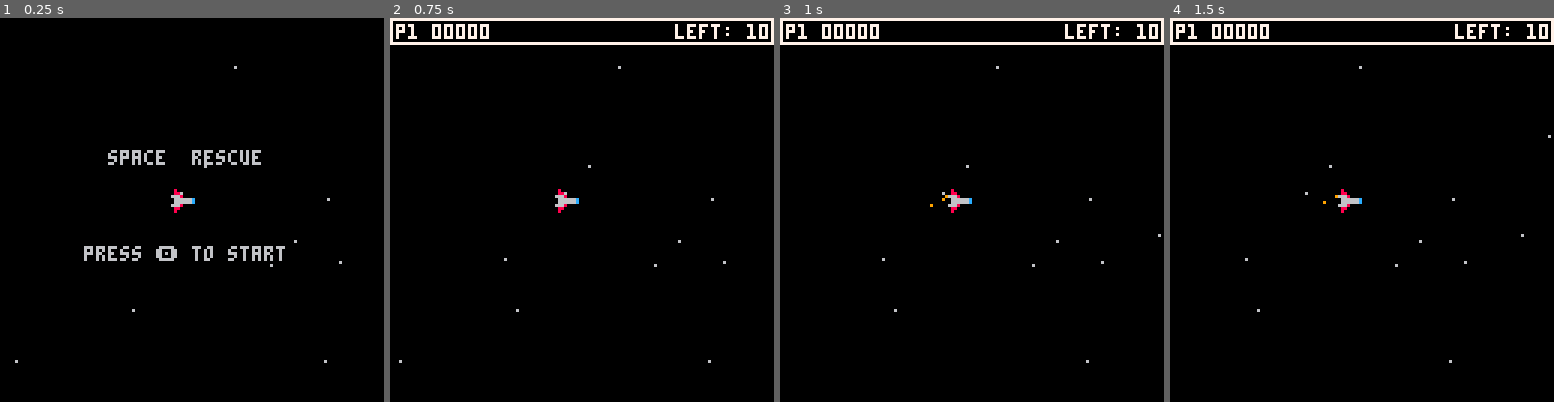
Above: before the commit, frames 1-4 (left to right).
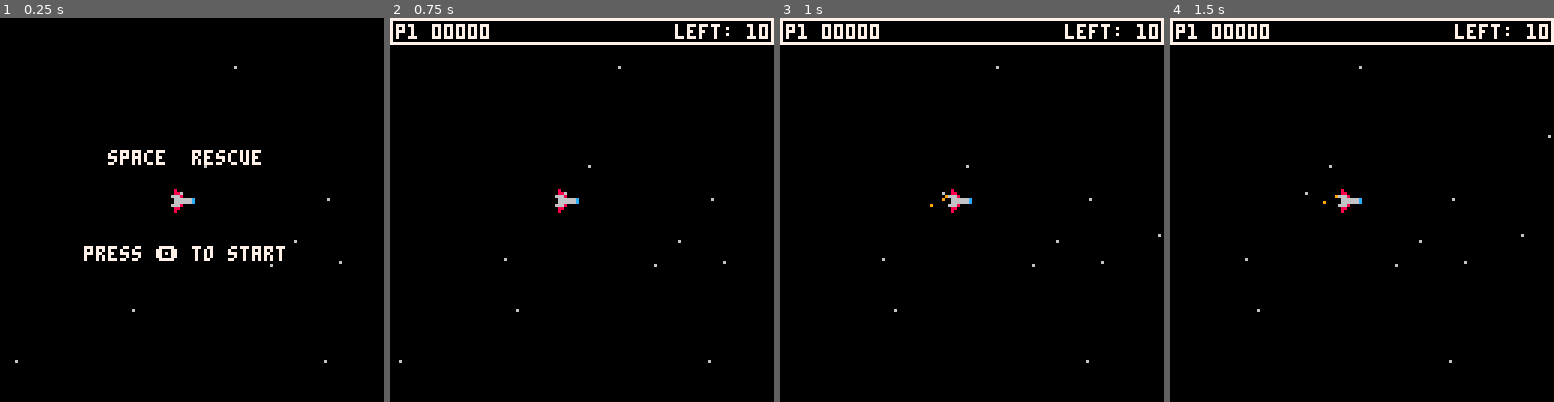
Above: after the commit, the same moments.

Repository: nsatragno/pico8-carts
Game: PICO-8 cartridge space_rescue.p8
The game is run twice, just before and just after one commit, with the same random seed, the same clock (stepped at 60 frames per second) and the same inputs.
Inputs:
- Up to frame 1 (0.25 s): no input
- Up to frame 2 (0.75 s): tap O (Z key) at 0.7 s
- Up to frame 3 (1 s): no input
- Up to frame 4 (1.5 s): no input

The runs differ from the first frame. In frame 1, 1.5% of the frame differs, in the area x 21-75%, y 34-64%; in frame 2, nothing differs; in frame 3, nothing differs; in frame 4, nothing differs.

Commit message:
Menu color should be white.

Diff:
--- a/space_rescue.p8
+++ b/space_rescue.p8
@@ -592,8 +592,8 @@
  -- draw the hud
  camera()
  if state == "menu" then
-  print(center("space  rescue"), 0, 44)
-  print(center("press 🅾️ to start"), 0, 76)
+  print(center("space  rescue"), 0, 44, 7)
+  print(center("press 🅾️ to start"), 0, 76, 7)
  elseif state == "game over" then
   print(center("game  over"), 0, 48, 8)
   print(center("score: "..pad(score, 5)), 0, 56, 11)
